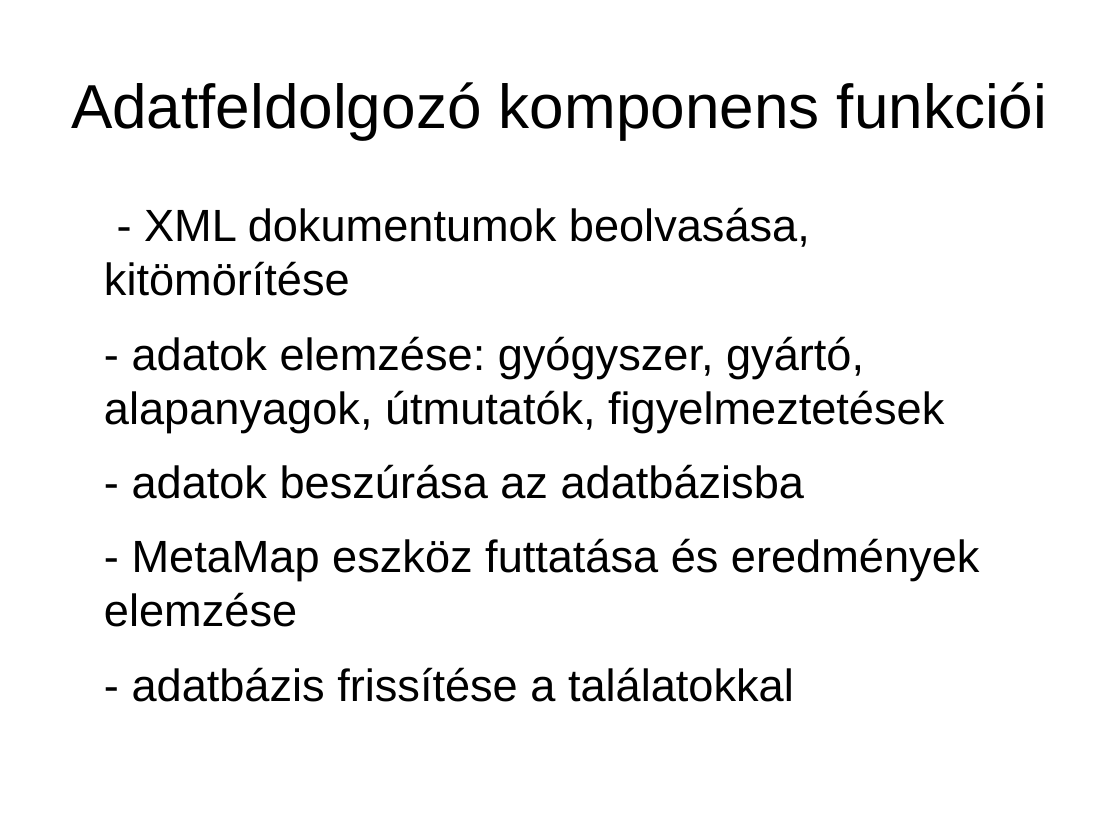
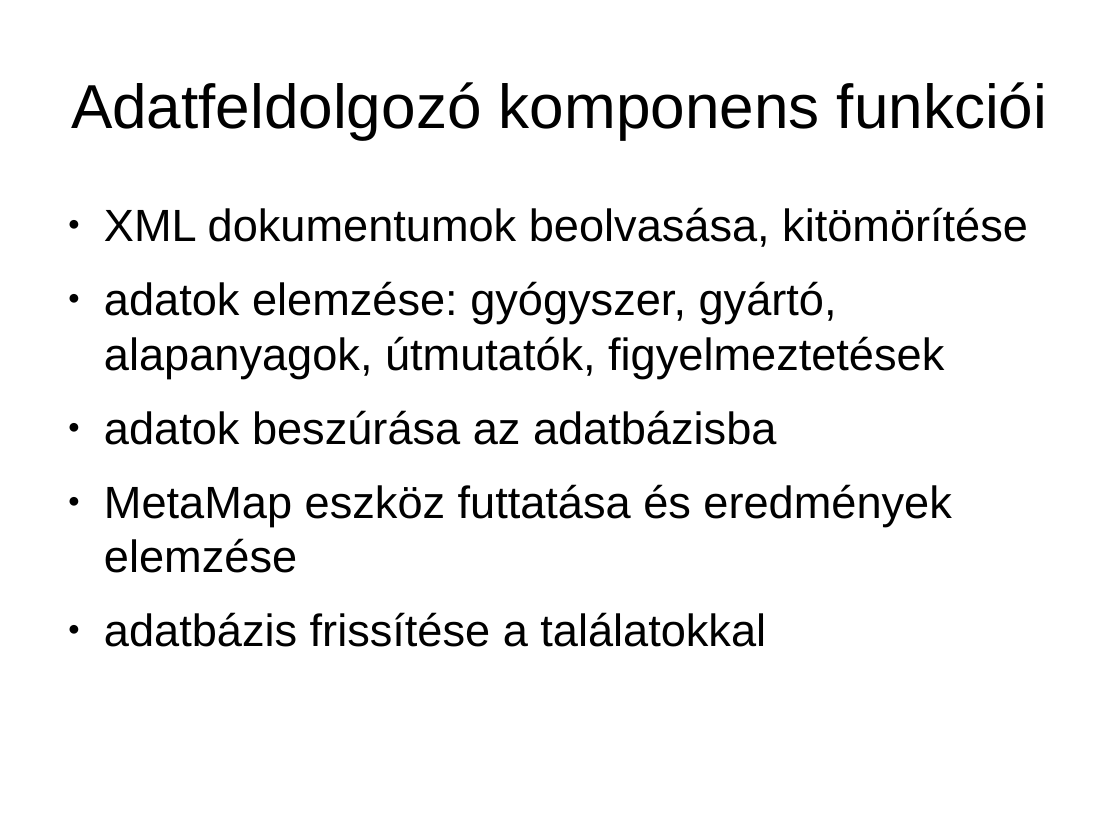
Before and after one commit to Zoliqa/drugsdb, a slide deck: slide 11 of docs/thesis/Orvosi szövegértelmező rendszer - bemutató.odp. Drawn at 1120x840 pixels with LibreOffice and Linux fonts; fonts in the diff are those of the drawing. Boxes give left, top, right and bottom in pixels: in the first picture for what was removed or moved away, otherwise in the second. Text is boxed around its words. In the diff, an @@ line names an element or a change of style, - is before the commit and + after.

Commit message:
edited presentation

```diff
--- a/docs/thesis/Orvosi szövegértelmező rendszer - bemutató.odp
+++ b/docs/thesis/Orvosi szövegértelmező rendszer - bemutató.odp
@@ text at (104,207,1028,647): text changed @@
-- XML dokumentumok beolvasása, kitömörítése
-- adatok elemzése: gyógyszer, gyártó, alapanyagok, útmutatók, figyelmeztetések
-- adatok beszúrása az adatbázisba
-- MetaMap eszköz futtatása és eredmények elemzése
-- adatbázis frissítése a találatokkal
+● XML dokumentumok beolvasása, kitömörítése
+● adatok elemzése: gyógyszer, gyártó, alapanyagok, útmutatók, figyelmeztetések
+● adatok beszúrása az adatbázisba
+● MetaMap eszköz futtatása és eredmények elemzése
+● adatbázis frissítése a találatokkal
```
Also in this commit, not shown: 2 other slides changed, 1 slide added, 1 other file.
